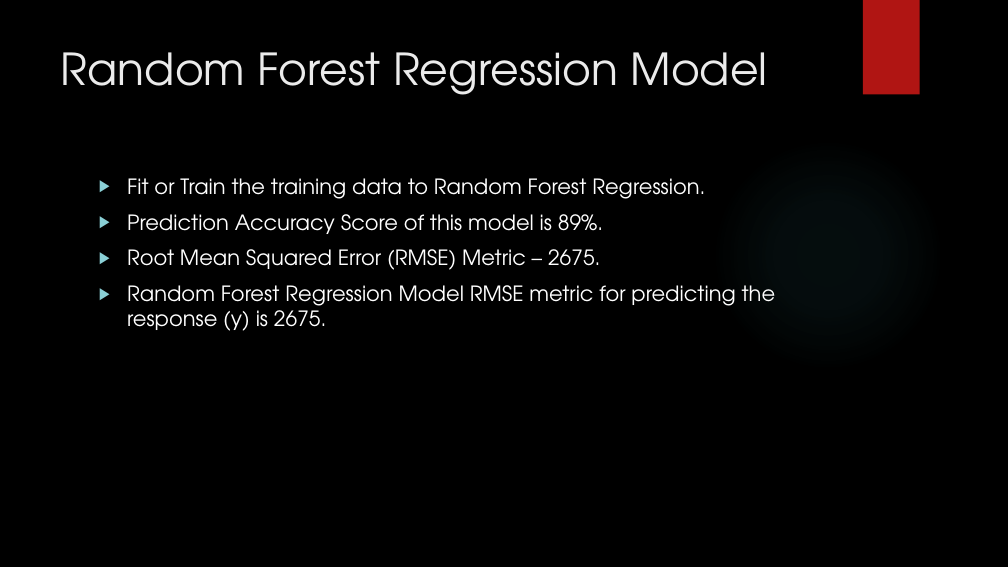
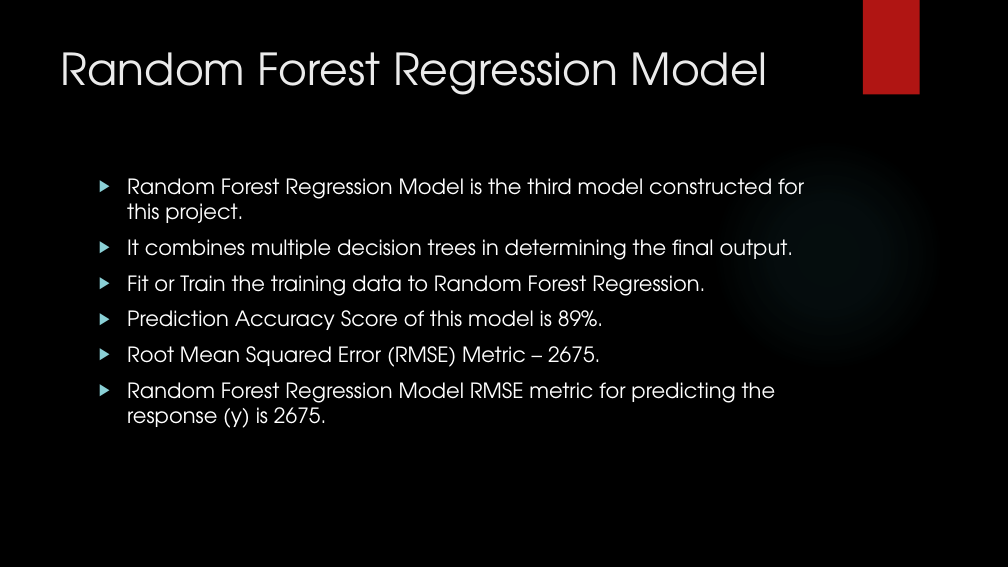
Before and after one commit to BOLATUNJI/PracticumI---Predicting-the-Price-of-Used-Cars, a slide deck: slide 20 of Predicting the Price of Used Car Presentation.pptx. Drawn at 1008x567 pixels with LibreOffice and Linux fonts; fonts in the diff are those of the drawing; background and template pictures are left out. Boxes give left, top, right and bottom in pixels: in the first picture for what was removed or moved away, otherwise in the second. Text is boxed around its words. In the diff, an @@ line names an element or a change of style, - is before the commit and + after.

```diff
--- a/Predicting the Price of Used Car Presentation.pptx
+++ b/Predicting the Price of Used Car Presentation.pptx
@@ text at (127, 178, 804, 260): paragraphs added @@
+▶ Random Forest Regression Model is the third model constructed for this project.
+▶ It combines multiple decision trees in determining the final output.
```
Also in this commit, not shown: 6 other slides changed, 1 slide added.
